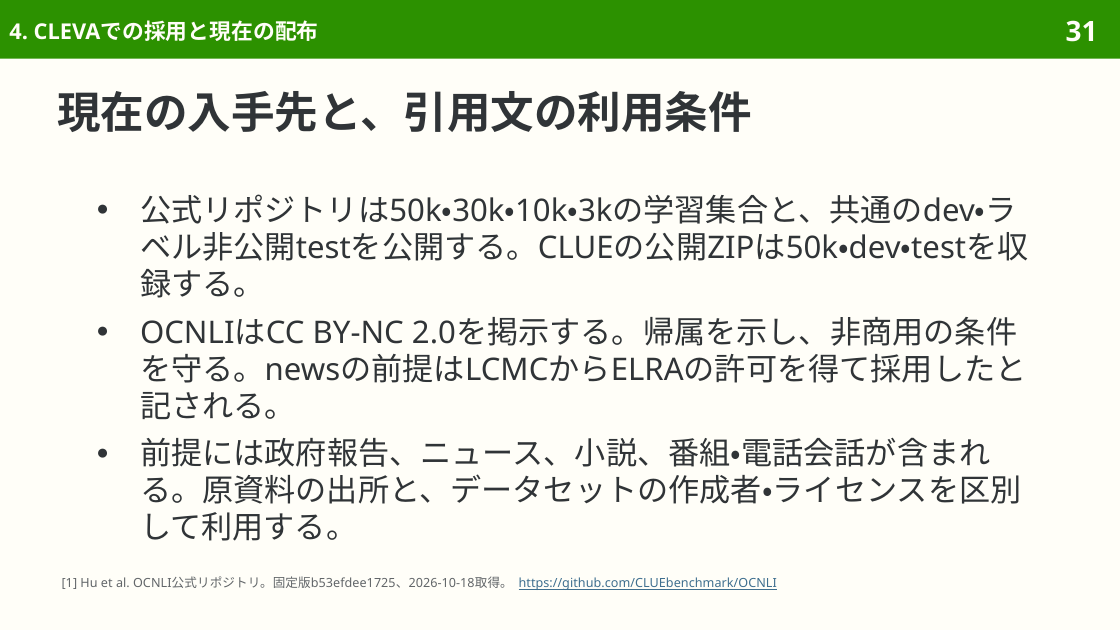
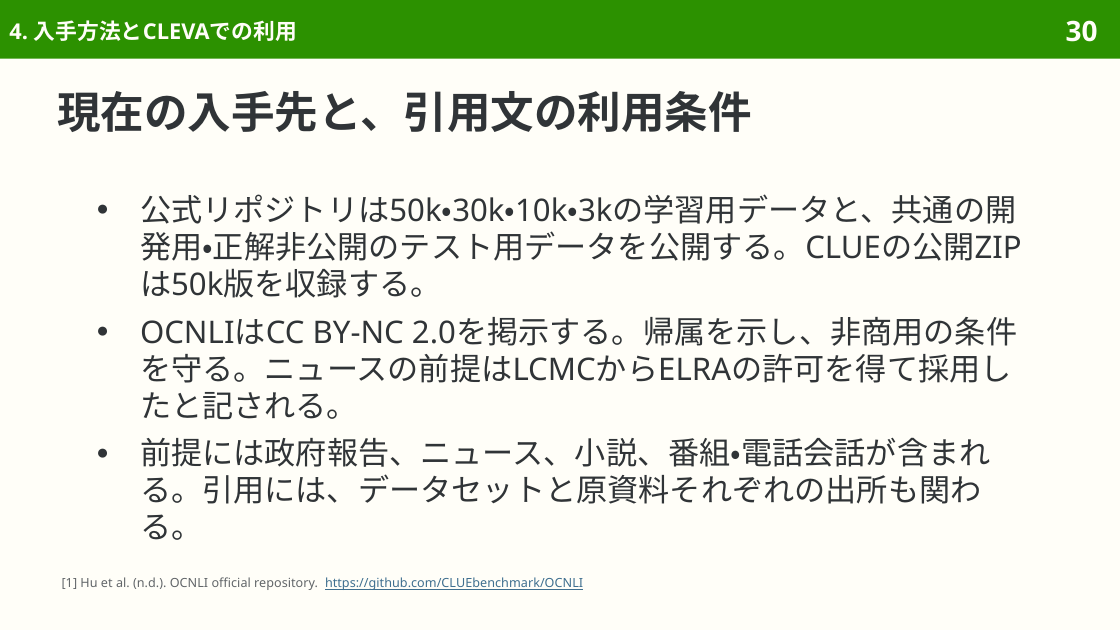
Before and after one commit to sasakiy84/datasets-in-10-minutes, a slide deck: slide 30 of slides/datasets-in-10-minutes-ocnli.pptx (slide 31 before the commit). Drawn at 1120x630 pixels with LibreOffice and Linux fonts; fonts in the diff are those of the drawing. Boxes give left, top, right and bottom in pixels: in the first picture for what was removed or moved away, otherwise in the second. Text is boxed around its words. In the diff, an @@ line names an element or a change of style, - is before the commit and + after.

Commit message:
Explain OCNLI naturally and keep inference examples and meaningful evaluation conditions

```diff
--- a/slides/datasets-in-10-minutes-ocnli.pptx
+++ b/slides/datasets-in-10-minutes-ocnli.pptx
@@ title at (9,20,297,41): text changed @@
-4. CLEVAでの採用と現在の配布
+4. 入手方法とCLEVAでの利用
@@ page number at (1066,20,1098,42): text changed @@
-31
+30
@@ text at (140,194,1022,540): text changed @@
-● 公式リポジトリは50k・30k・10k・3kの学習集合と、共通のdev・ラベル非公開testを公開する。CLUEの公開ZIPは50k・dev・testを収録する。
-● OCNLIはCC BY-NC 2.0を掲示する。帰属を示し、非商用の条件を守る。newsの前提はLCMCからELRAの許可を得て採用したと記される。
-● 前提には政府報告、ニュース、小説、番組・電話会話が含まれる。原資料の出所と、データセットの作成者・ライセンスを区別して利用する。
+● 公式リポジトリは50k・30k・10k・3kの学習用データと、共通の開発用・正解非公開のテスト用データを公開する。CLUEの公開ZIPは50k版を収録する。
+● OCNLIはCC BY-NC 2.0を掲示する。帰属を示し、非商用の条件を守る。ニュースの前提はLCMCからELRAの許可を得て採用したと記される。
+● 前提には政府報告、ニュース、小説、番組・電話会話が含まれる。引用には、データセットと原資料それぞれの出所も関わる。
@@ text at (62,577,583,590): text changed @@
-[1] Hu et al. OCNLI公式リポジトリ。固定版b53efdee1725、2026-10-18取得。 https://github.com/CLUEbenchmark/OCNLI
+[1] Hu et al. (n.d.). OCNLI official repository. https://github.com/CLUEbenchmark/OCNLI
```
Also in this commit, not shown: 45 other slides changed, 6 slides removed, 35 other files.
